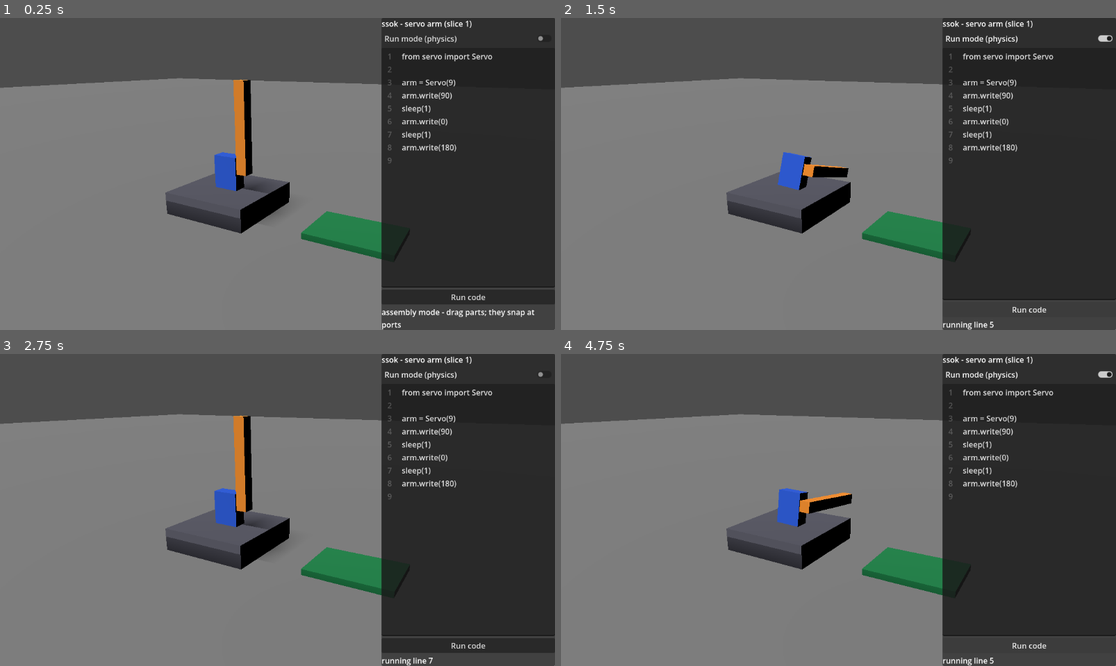
Above: before the commit, frames 1-4 (two rows, left to right).
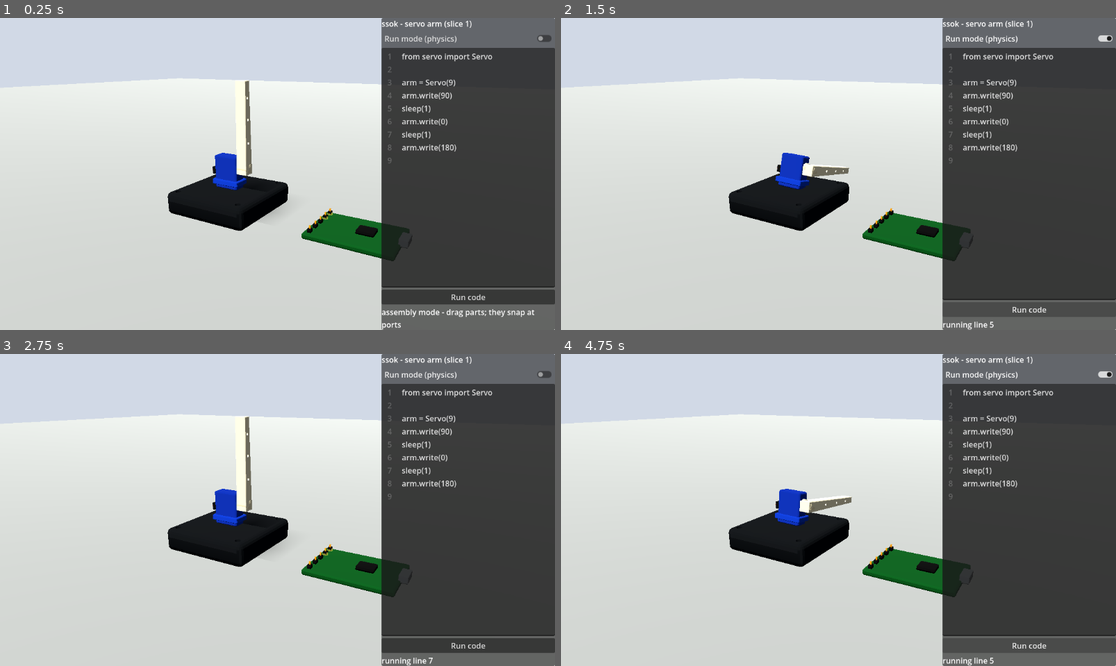
Above: after the commit, the same moments.

Repository: Bum-Boo/ssok
Game: Godot game, scene res://scenes/main.tscn
Two runs of this game, one before a commit and one after it. Both use one fixed random seed, a clock stepped at 60 frames per second and the inputs below.
Inputs:
- Up to frame 1 (0.25 s): no input
- Up to frame 2 (1.5 s): click "Run mode (physics)" at 0.5 s; click "Run code" at 1.25 s
- Up to frame 3 (2.75 s): click "Run mode (physics)" at 2 s
- Up to frame 4 (4.75 s): click "Run code" at 2.75 s; click "Run mode (physics)" at 3.5 s; click "Run code" at 4.25 s

The runs differ from the first frame. In frame 1, 74% of the frame differs, in the area x 0-100%, y 0-100%; in frame 2, 72%; in frame 3, 73%; in frame 4, 72%.
Error in both runs: Trying to cast a freed object. (res://src/runtime/mini_runtime.gd:69)

Commit message:
Use Blender-made part meshes and dress the prototype scene
Closes #14. PartDefs now reference the OBJ meshes generated by
tools/blender/make_parts.py (rebound via tools/godot/bind_obj_meshes.gd
so the .tres stay Godot-written). Run mode centers each collision box
on the mesh AABB since the meshes are no longer symmetric boxes.
Scene gets a WorldEnvironment, a matte floor and small glowing dots on
every port so learners can see where parts snap.

Verified: import/quit exit 0; run_mode_check 0 failure(s);
assembly_snap_check PASS; windowed prototype_screenshot run shows the
SG90-style servo, horn, PCB and rounded base with the arm at 90 deg.

Co-Authored-By: Claude Fable 5.1 <noreply@anthropic.com>
Claude-Session: https://claude.ai/code/session_016btVH9nxyE5uiu9vaAxHVe

Diff:
--- a/assets/parts/arm_link.tres
+++ b/assets/parts/arm_link.tres
@@ -1,10 +1,8 @@
 [gd_resource type="Resource" script_class="PartDef" format=3]
 
+[ext_resource type="ArrayMesh" path="res://assets/parts/arm_link.obj" id="1_sbeuq"]
 [ext_resource type="Script" path="res://src/core/port.gd" id="1_umpvq"]
 [ext_resource type="Script" path="res://src/core/part_def.gd" id="2_sbeuq"]
-
-[sub_resource type="BoxMesh" id="BoxMesh_lhc26"]
-size = Vector3(0.01, 0.08, 0.01)
 
 [sub_resource type="Resource" id="Resource_lqkd5"]
 script = ExtResource("1_umpvq")
@@ -18,6 +16,6 @@
 script = ExtResource("2_sbeuq")
 id = &"arm_link"
 display_name = "Arm Link"
-mesh = SubResource("BoxMesh_lhc26")
+mesh = ExtResource("1_sbeuq")
 ports = Array[ExtResource("1_umpvq")]([SubResource("Resource_lqkd5")])
 mass_kg = 0.01
--- a/assets/parts/base.tres
+++ b/assets/parts/base.tres
@@ -1,10 +1,8 @@
 [gd_resource type="Resource" script_class="PartDef" format=3]
 
+[ext_resource type="ArrayMesh" path="res://assets/parts/base.obj" id="1_qk7xy"]
 [ext_resource type="Script" path="res://src/core/port.gd" id="1_ykfqg"]
 [ext_resource type="Script" path="res://src/core/part_def.gd" id="2_qk7xy"]
-
-[sub_resource type="BoxMesh" id="BoxMesh_twbgu"]
-size = Vector3(0.08, 0.02, 0.08)
 
 [sub_resource type="Resource" id="Resource_eq1ol"]
 script = ExtResource("1_ykfqg")
@@ -17,6 +15,6 @@
 script = ExtResource("2_qk7xy")
 id = &"base"
 display_name = "Base Plate"
-mesh = SubResource("BoxMesh_twbgu")
+mesh = ExtResource("1_qk7xy")
 ports = Array[ExtResource("1_ykfqg")]([SubResource("Resource_eq1ol")])
 mass_kg = 0.08
--- a/assets/parts/board.tres
+++ b/assets/parts/board.tres
@@ -1,10 +1,8 @@
 [gd_resource type="Resource" script_class="PartDef" format=3]
 
 [ext_resource type="Script" path="res://src/core/port.gd" id="1_504pp"]
+[ext_resource type="ArrayMesh" path="res://assets/parts/board.obj" id="1_n3221"]
 [ext_resource type="Script" path="res://src/core/part_def.gd" id="2_n3221"]
-
-[sub_resource type="BoxMesh" id="BoxMesh_iq061"]
-size = Vector3(0.07, 0.005, 0.05)
 
 [sub_resource type="Resource" id="Resource_3d4q4"]
 script = ExtResource("1_504pp")
@@ -26,6 +24,6 @@
 script = ExtResource("2_n3221")
 id = &"board"
 display_name = "Board (placeholder)"
-mesh = SubResource("BoxMesh_iq061")
+mesh = ExtResource("1_n3221")
 ports = Array[ExtResource("1_504pp")]([SubResource("Resource_3d4q4"), SubResource("Resource_2kgub")])
 mass_kg = 0.03
--- a/assets/parts/servo.tres
+++ b/assets/parts/servo.tres
@@ -1,10 +1,8 @@
 [gd_resource type="Resource" script_class="PartDef" format=3]
 
+[ext_resource type="ArrayMesh" path="res://assets/parts/servo.obj" id="1_3oht8"]
 [ext_resource type="Script" path="res://src/core/port.gd" id="1_mp5k6"]
 [ext_resource type="Script" path="res://src/core/part_def.gd" id="2_3oht8"]
-
-[sub_resource type="BoxMesh" id="BoxMesh_q2ydj"]
-size = Vector3(0.023, 0.03, 0.012)
 
 [sub_resource type="Resource" id="Resource_7qlrw"]
 script = ExtResource("1_mp5k6")
@@ -36,6 +34,6 @@
 script = ExtResource("2_3oht8")
 id = &"servo"
 display_name = "Servo Motor"
-mesh = SubResource("BoxMesh_q2ydj")
+mesh = ExtResource("1_3oht8")
 ports = Array[ExtResource("1_mp5k6")]([SubResource("Resource_7qlrw"), SubResource("Resource_0vo2d"), SubResource("Resource_psi8u")])
 mass_kg = 0.02
--- a/scenes/main.gd
+++ b/scenes/main.gd
@@ -23,11 +23,13 @@
 	var camera := $Camera3D as Camera3D
 	camera.look_at_from_position(Vector3(0.2, 0.18, 0.26), Vector3(0.05, 0.09, 0))
 	camera.fov = 45.0
+	_dress_scene()
 
 	assembly = AssemblyMode.new()
 	add_child(assembly)
 	assembly.load_graph(ServoArmPreset.build())
 	_colorize(assembly)
+	_mark_ports(assembly)
 
 	run_mode = RunMode.new()
 	add_child(run_mode)
@@ -105,9 +107,46 @@
 	status.modulate = Color(1, 0.4, 0.4) if is_error else Color.WHITE
 
 
+func _dress_scene() -> void:
+	var env := Environment.new()
+	env.background_mode = Environment.BG_COLOR
+	env.background_color = Color(0.82, 0.85, 0.9)
+	env.ambient_light_source = Environment.AMBIENT_SOURCE_COLOR
+	env.ambient_light_color = Color(1, 1, 1)
+	env.ambient_light_energy = 0.35
+	var world_env := WorldEnvironment.new()
+	world_env.environment = env
+	add_child(world_env)
+	var floor_mesh := $Floor/MeshInstance3D as MeshInstance3D
+	var floor_material := StandardMaterial3D.new()
+	floor_material.albedo_color = Color(0.55, 0.56, 0.55)
+	floor_material.roughness = 0.9
+	floor_mesh.material_override = floor_material
+
+
+## Small translucent spheres on every port so learners can see where parts snap.
+static func _mark_ports(root: Node) -> void:
+	var material := StandardMaterial3D.new()
+	material.albedo_color = Color(1.0, 0.85, 0.2, 0.55)
+	material.transparency = BaseMaterial3D.TRANSPARENCY_ALPHA
+	material.emission_enabled = true
+	material.emission = Color(1.0, 0.8, 0.1)
+	var sphere := SphereMesh.new()
+	sphere.radius = 0.0025
+	sphere.height = 0.005
+	for marker in root.find_children("*", "Marker3D", true, false):
+		var dot := MeshInstance3D.new()
+		dot.mesh = sphere
+		dot.material_override = material
+		marker.add_child(dot)
+
+
+## Fallback tint for placeholder meshes that ship without materials.
 static func _colorize(root: Node) -> void:
 	for node in root.find_children("*", "MeshInstance3D", true, false):
 		var mesh := node as MeshInstance3D
+		if mesh.mesh.get_surface_count() > 0 and mesh.mesh.surface_get_material(0) != null:
+			continue
 		var owner_name := String(mesh.get_parent().name)
 		for part_id: StringName in PART_COLORS:
 			if owner_name.begins_with(String(part_id)):
--- a/src/runtime/run_mode.gd
+++ b/src/runtime/run_mode.gd
@@ -56,8 +56,10 @@
 	body.add_child(mesh)
 	var shape := CollisionShape3D.new()
 	var box := BoxShape3D.new()
-	box.size = def.mesh.get_aabb().size
+	var aabb := def.mesh.get_aabb()
+	box.size = aabb.size
 	shape.shape = box
+	shape.position = aabb.get_center()
 	body.add_child(shape)
 	if def.id in anchored_part_ids:
 		body.freeze = true
--- /dev/null
+++ b/tools/godot/bind_obj_meshes.gd
@@ -0,0 +1,22 @@
+extends SceneTree
+
+## Points each PartDef at its Blender-made OBJ. Run after tools/blender/make_parts.py:
+##   godot --headless --path . --import && godot --headless --path . -s tools/godot/bind_obj_meshes.gd
+
+const PART_IDS := ["base", "servo", "arm_link", "board"]
+
+
+func _init() -> void:
+	var failed := false
+	for id: String in PART_IDS:
+		var def: PartDef = load("res://assets/parts/%s.tres" % id)
+		var mesh: Mesh = load("res://assets/parts/%s.obj" % id)
+		if mesh == null:
+			push_error("missing or unimported OBJ for %s" % id)
+			failed = true
+			continue
+		def.mesh = mesh
+		var err := ResourceSaver.save(def, def.resource_path)
+		print("%s: save=%d surfaces=%d aabb=%s" % [id, err, mesh.get_surface_count(), mesh.get_aabb()])
+		failed = failed or err != OK
+	quit(1 if failed else 0)
Not shown, added: assets/parts/arm_link.mtl
Not shown, added: assets/parts/arm_link.obj
Not shown, added: assets/parts/arm_link.obj.import
Not shown, added: assets/parts/base.mtl
Not shown, added: assets/parts/base.obj
Not shown, added: assets/parts/base.obj.import
Not shown, added: assets/parts/board.mtl
Not shown, added: assets/parts/board.obj
Not shown, added: assets/parts/board.obj.import
Not shown, added: assets/parts/servo.mtl
Not shown, added: assets/parts/servo.obj
Not shown, added: assets/parts/servo.obj.import
(and 1 more such lines)
